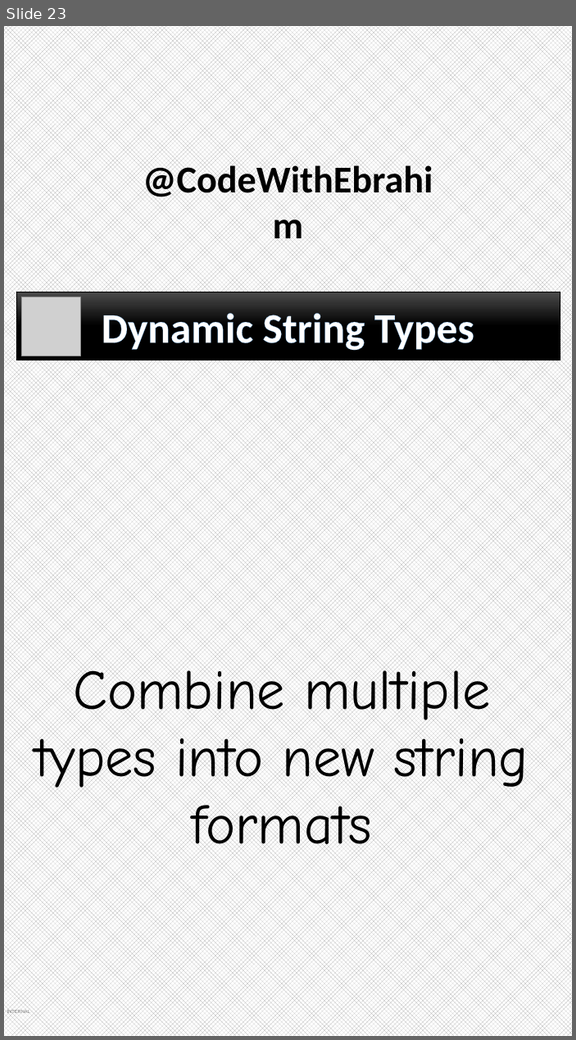
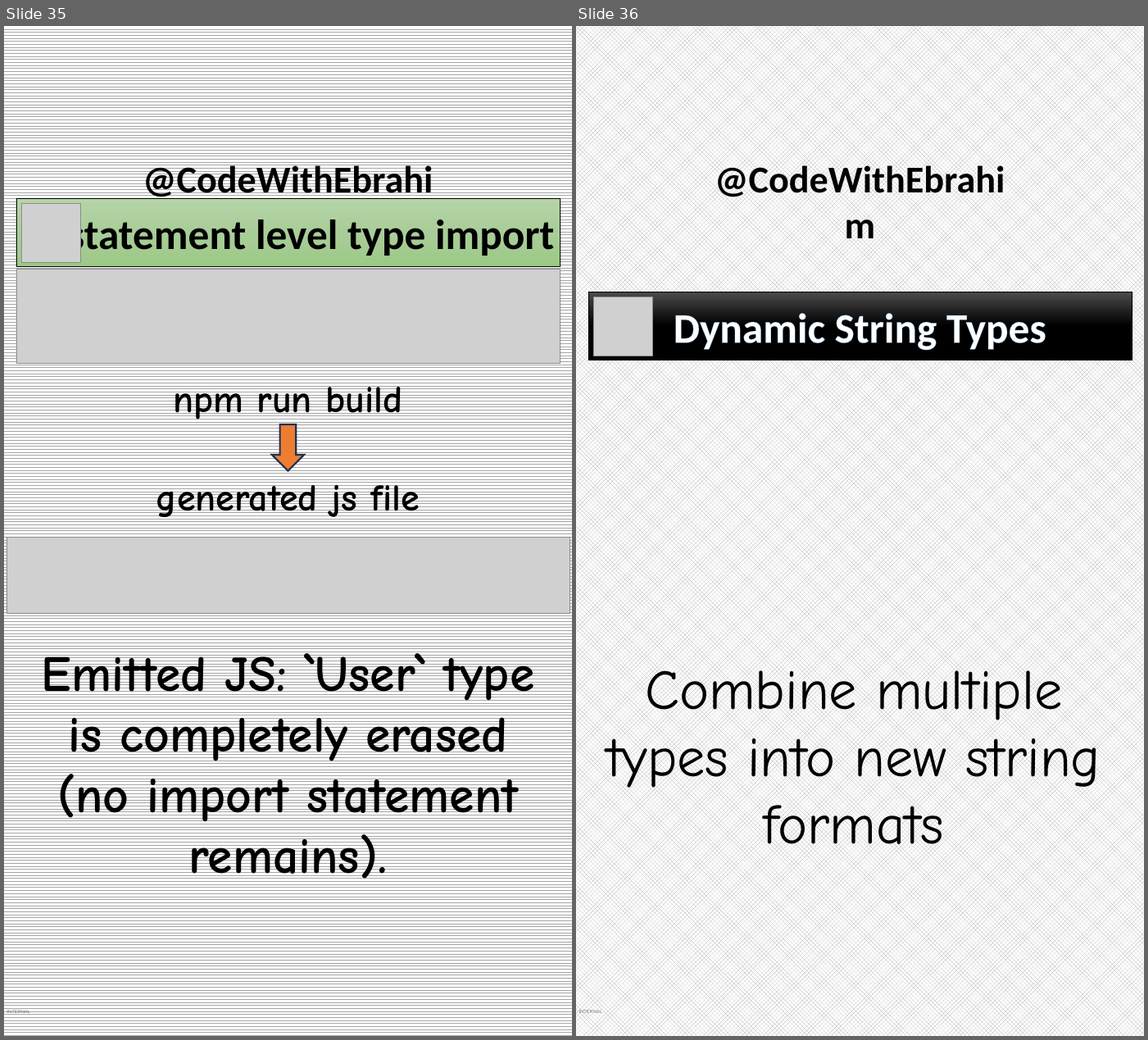
Before and after one commit to ebrahimsalehi1/python_codes, a slide deck: assets/images.pptx. Shown side by side, each under a label of ours: slide 23 before the commit, slides 35 and 36 after it. The pictures are 576x1040 and 1148x1040 pixels, drawn with LibreOffice and Linux fonts; fonts in the diff are those of the drawing; grey boxes stand for pictures; background and template pictures are left out. Boxes give left, top, right and bottom in pixels: in the first picture for what was removed or moved away, otherwise in the second. Text is boxed around its words. In the diff, an @@ line names an element or a change of style, - is before the commit and + after.

```diff
--- a/assets/images.pptx
+++ b/assets/images.pptx
@@ slide 35 added at <box>4,26,572,1036</box>, background pattern #A5A5A5 on #FFFFFF; not listed: 2 template elements that a slide beside it also shows @@
@@ rectangle added at <box>16,198,560,266</box>, fill gradient #B5D5A7 to #AACE9A to #9CC987, outline #000000 0.5 pt, 60 pt, text #000000, bold @@
+statement level type import
@@ picture added at <box>22,203,80,262</box> @@
@@ picture added at <box>16,269,560,363</box> @@
@@ text added at <box>173,383,403,425</box>, 54 pt, text #000000, bold @@
+npm run build
@@ down arrow added at <box>272,425,305,471</box>, fill #ED7D31, outline #1E3256 2.5 pt @@
@@ text added at <box>157,479,421,522</box>, 54 pt, text #000000, bold @@
+generated js file
@@ picture added at <box>6,537,570,613</box> @@
@@ text added at <box>42,648,535,828</box>, 72 pt, text #000000, bold @@
+Emitted JS: `User` type is completely erased (no import statement remains).
@@ what was slide 23 is now slide 36 @@
```
Also in this commit, not shown: 15 other slides added, 2 slides removed, 45 other files.
